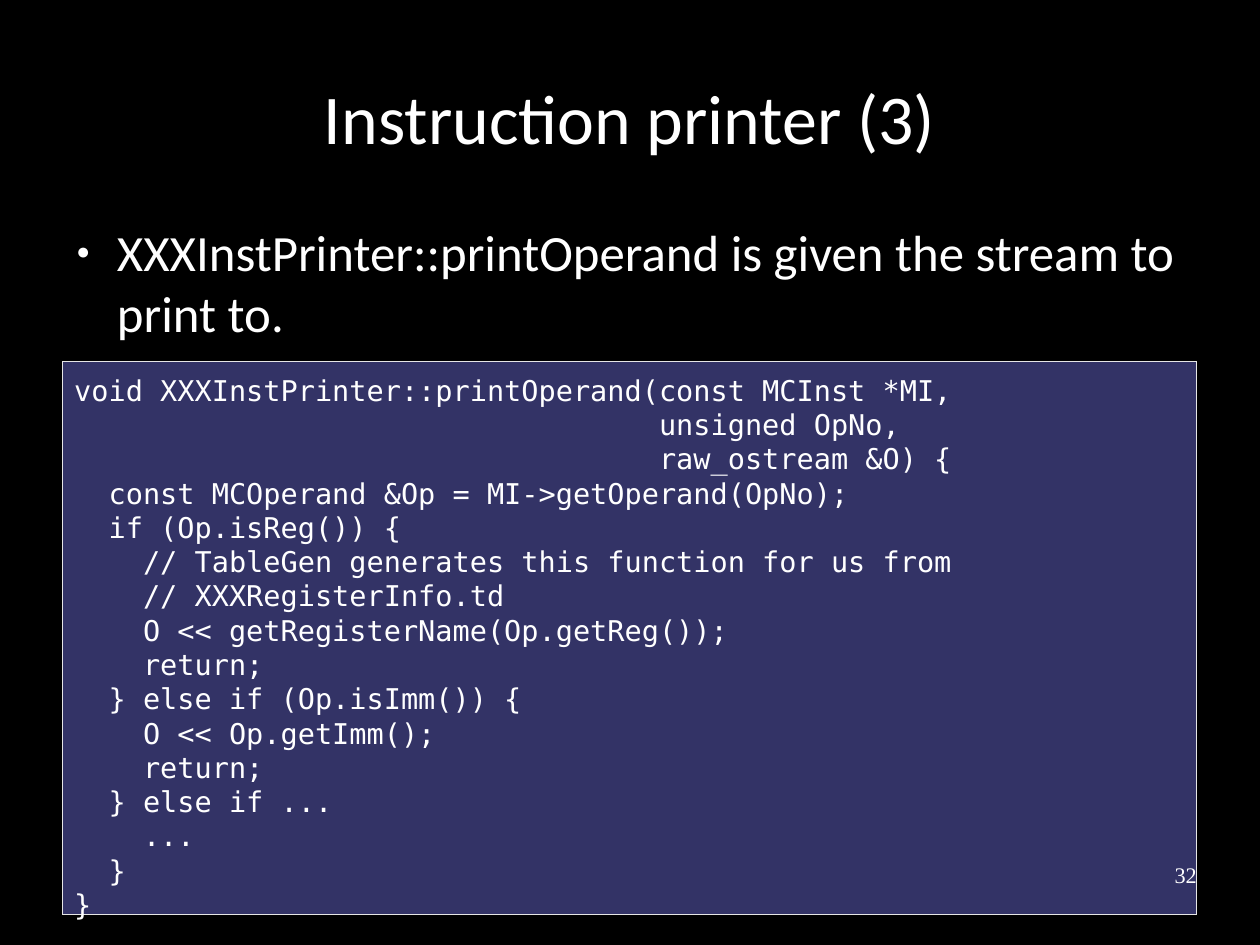
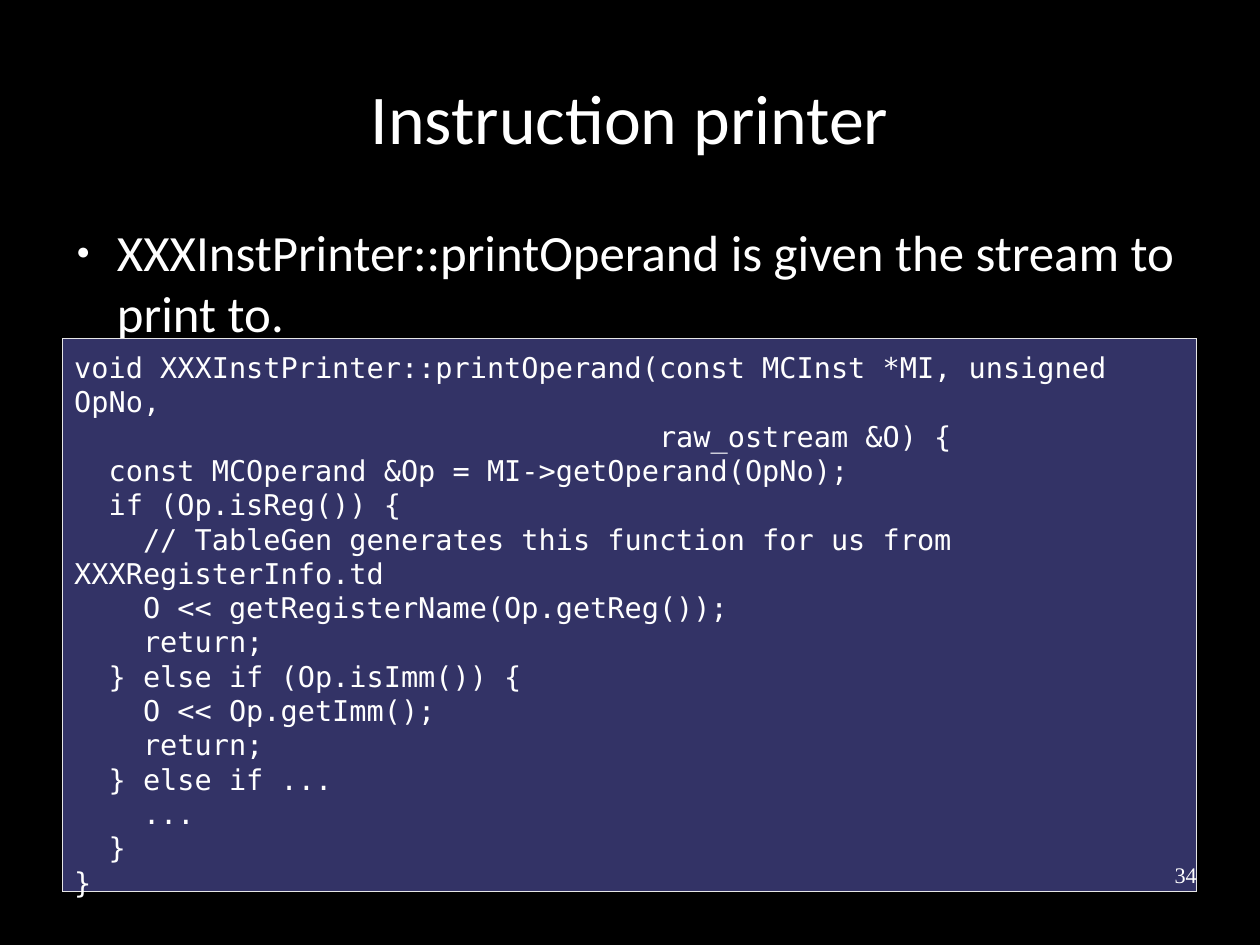
Before and after one commit to frasercrmck/llvm-leg, a slide deck: slide 34 of docs/Codeplay/Slides.odp (slide 32 before the commit). Drawn at 1260x945 pixels with LibreOffice and Linux fonts; fonts in the diff are those of the drawing. Boxes give left, top, right and bottom in pixels: in the first picture for what was removed or moved away, otherwise in the second. Text is boxed around its words. In the diff, an @@ line names an element or a change of style, - is before the commit and + after.

```diff
--- a/docs/Codeplay/Slides.odp
+++ b/docs/Codeplay/Slides.odp
@@ title at (x1=371, y1=95, x2=888, y2=156): text changed @@
-Instruction printer (3)
+Instruction printer
@@ rectangle "void XXXInstPrinter::printOperand(const MCInst *MI, unsigned ..." moved from (x1=63, y1=361, x2=1197, y2=915) to (x1=63, y1=338, x2=1197, y2=892) @@
@@ text in rectangle at (x1=74, y1=356, x2=1107, y2=418): text changed @@
-void XXXInstPrinter::printOperand(const MCInst *MI,
-unsigned OpNo,
+void XXXInstPrinter::printOperand(const MCInst *MI, unsigned OpNo,
@@ text in rectangle at (x1=74, y1=528, x2=952, y2=590): text changed @@
-// TableGen generates this function for us from
-// XXXRegisterInfo.td
+// TableGen generates this function for us from XXXRegisterInfo.td
@@ page number at (x1=1175, y1=865, x2=1197, y2=888): text changed @@
-32
+34
```
Also in this commit, not shown: 33 other slides changed, 4 slides added, 1 slide removed.
